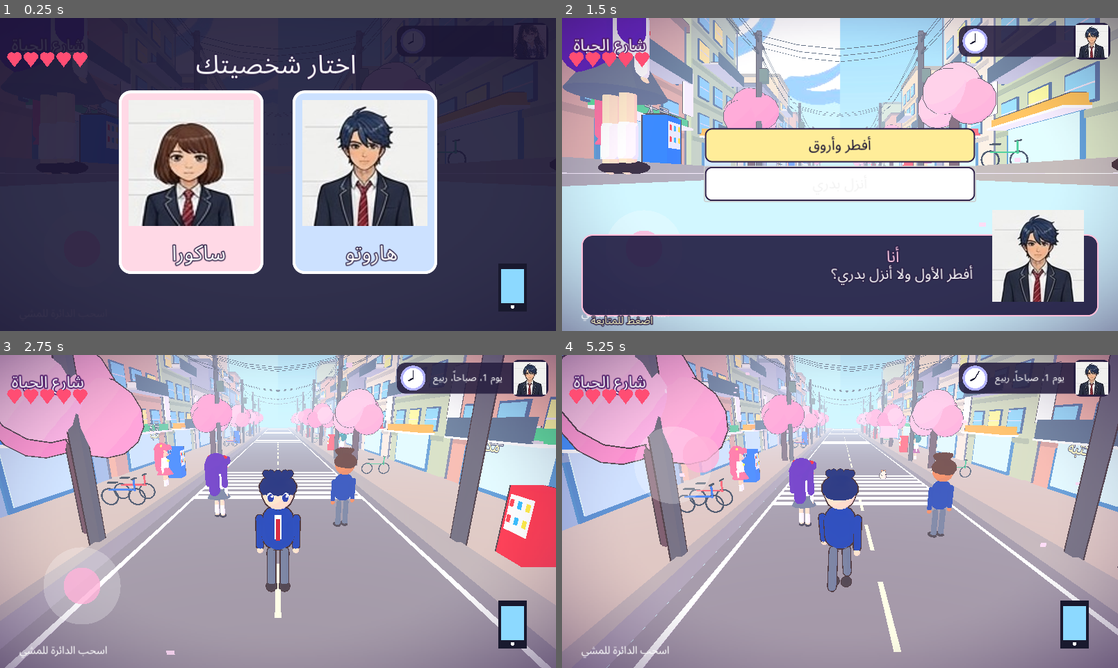
Above: before the commit, frames 1-4 (two rows, left to right).
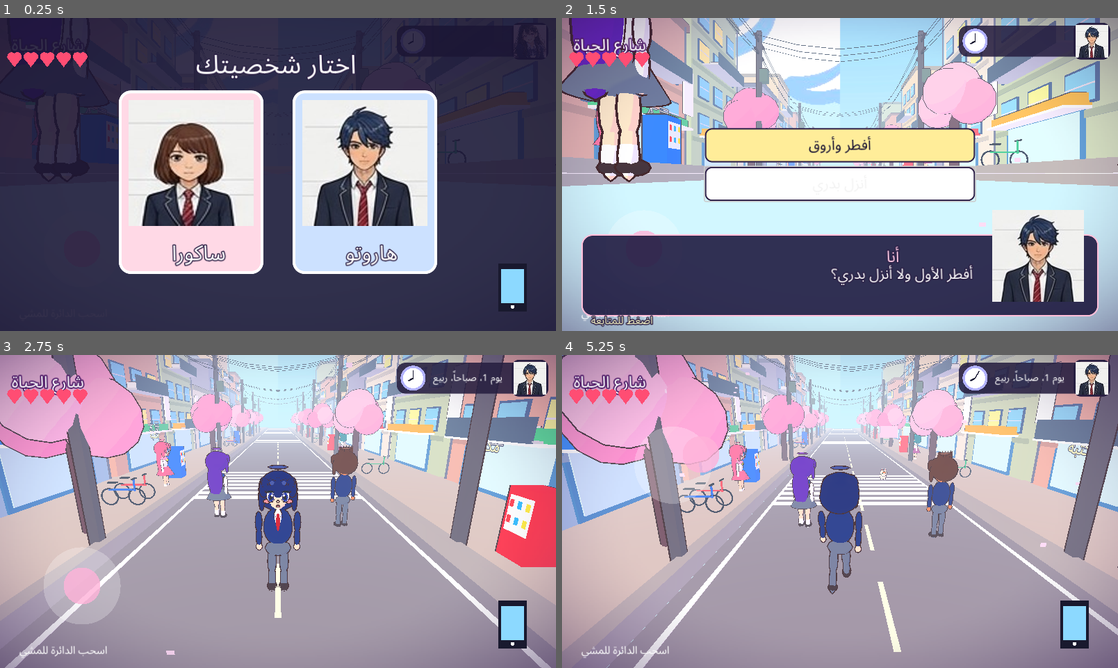
Above: after the commit, the same moments.

Repository: otakucoderstudio/anime-life-game
Game: Godot game, scene res://main.tscn
Two runs of this game, one before a commit and one after it. Both use one fixed random seed, a clock stepped at 60 frames per second and the inputs below.
Inputs (mouse positions are in pixels of both pictures, inside the frame that each line leads up to):
- Up to frame 1 (0.25 s): no input
- Up to frame 2 (1.5 s): tap Enter at 0.5 s; move the mouse to (962, 158) at 0.52 s; hold Right (ui_right) 0.53-1.25 s; click (962, 158) at 0.67 s; drag from (728, 190) to (812, 237) at 1.27 s
- Up to frame 3 (2.75 s): click "أفطر وأروق" at 2 s
- Up to frame 4 (5.25 s): move the mouse to (895, 442) at 2.77 s; hold Right (ui_right) 2.78-3.5 s; drag from (812, 574) to (673, 464) at 3.52 s; move the mouse to (1006, 558) at 4.27 s; hold Left (ui_left) 4.28-5 s; drag from (673, 464) to (756, 433) at 5.02 s

The runs differ from the first frame. In frame 1, 0.1% of the frame differs, in the area x 6-20%, y 26-50%; in frame 2, 2.4%; in frame 3, 2.5%; in frame 4, 2.7%, in the area x 30-72%, y 25-77%.

Commit message:
Source for v3d-0.9 (Blender-modeled characters)

Diff:
--- /dev/null
+++ b/godot-3d/char.gdshader
@@ -0,0 +1,32 @@
+shader_type spatial;
+render_mode cull_back;
+uniform vec3 p_skin : source_color = vec3(1.0,0.88,0.8);
+uniform vec3 p_hair : source_color = vec3(0.3,0.2,0.5);
+uniform vec3 p_top : source_color = vec3(0.17,0.3,0.6);
+uniform vec3 p_bot : source_color = vec3(0.17,0.3,0.6);
+uniform vec3 p_acc : source_color = vec3(1.0,0.35,0.5);
+uniform vec3 p_iris : source_color = vec3(0.2,0.45,0.7);
+uniform vec4 shade_color : source_color = vec4(0.52,0.42,0.74,1.0);
+varying float reg;
+void vertex(){ reg = floor(COLOR.r*16.0+0.5); }
+void fragment(){
+	int r = int(reg+0.5);
+	vec3 c = p_skin;
+	if(r==1) c=p_hair;
+	else if(r==2) c=p_top;
+	else if(r==3) c=p_bot;
+	else if(r==4) c=p_acc;
+	else if(r==5) c=vec3(0.97,0.97,1.0);
+	else if(r==6) c=p_iris;
+	else if(r==7) c=vec3(0.1,0.05,0.07);
+	else if(r==8) c=mix(p_skin,vec3(1.0,0.45,0.5),0.55);
+	else if(r==9) c=mix(p_hair,vec3(1.0),0.28);
+	else if(r==10) c=vec3(0.28,0.16,0.14);
+	ALBEDO = c;
+}
+void light(){
+	float d = clamp(dot(NORMAL, LIGHT) * 0.5 + 0.5, 0.0, 1.0);
+	float s = smoothstep(0.34, 0.40, d);
+	vec3 c = mix(ALBEDO * shade_color.rgb, ALBEDO, s);
+	DIFFUSE_LIGHT += c * LIGHT_COLOR / PI * ATTENUATION;
+}
--- a/godot-3d/main.gd
+++ b/godot-3d/main.gd
@@ -217,7 +217,46 @@
 	mesh(pivot,cap(r,len),c,Vector3(0,-len/2,0),true,0.02)
 	return pivot
 
+
+var cshader:Shader
+var cmats:={}
+func cmat(skin:Color,hair:Color,top:Color,bot:Color,acc:Color,iris:Color)->Material:
+	var key:=str([skin,hair,top,bot,acc,iris])
+	if cmats.has(key): return cmats[key]
+	if cshader==null: cshader=load("res://char.gdshader")
+	var m:=ShaderMaterial.new(); m.shader=cshader
+	m.set_shader_parameter("p_skin",Vector3(skin.r,skin.g,skin.b)); m.set_shader_parameter("p_hair",Vector3(hair.r,hair.g,hair.b))
+	m.set_shader_parameter("p_top",Vector3(top.r,top.g,top.b)); m.set_shader_parameter("p_bot",Vector3(bot.r,bot.g,bot.b))
+	m.set_shader_parameter("p_acc",Vector3(acc.r,acc.g,acc.b)); m.set_shader_parameter("p_iris",Vector3(iris.r,iris.g,iris.b))
+	var o:=ShaderMaterial.new(); o.shader=outl; o.set_shader_parameter("thickness",0.02); m.next_pass=o
+	cmats[key]=m; return m
+func load_char(kind:String,mt:Material)->Dictionary:
+	var ps:PackedScene=load("res://chars/"+kind+".glb")
+	var inst:Node3D=ps.instantiate()
+	var root:=Node3D.new(); var d:={}
+	var found:={}
+	_collect(inst,found)
+	for k in found.keys():
+		var mi:MeshInstance3D=found[k]
+		mi.get_parent().remove_child(mi)
+		mi.material_override=mt
+		root.add_child(mi)
+		mi.transform=Transform3D(Basis(),mi.position) if false else mi.transform
+		d[k]=mi
+	inst.free()
+	d.root=root
+	return d
+func _collect(n:Node,out:Dictionary):
+	if n is MeshInstance3D: out[String(n.name)]=n
+	for c in n.get_children(): _collect(c,out)
 func make_girl(skin:Color,hair:Color,top:Color,skirtc:Color,ribbon:Color,long_hair:=true)->Dictionary:
+	var iris:=Color(0.35,0.2,0.65) if hair.v<0.5 else Color(0.2,0.45,0.7)
+	return load_char("girl_long" if long_hair else "girl_bob",cmat(skin,hair,top,skirtc,ribbon,iris))
+func make_boy(skin:Color,hair:Color,spiky:bool,tie:=Color(0.7,0.1,0.15))->Dictionary:
+	var iris:=Color(0.25,0.35,0.2) if spiky else Color(0.2,0.25,0.55)
+	return load_char("boy_spiky" if spiky else "boy_soft",cmat(skin,hair,Color(0.14,0.22,0.45),Color(0.5,0.52,0.56),tie,iris))
+
+func make_girl_old(skin:Color,hair:Color,top:Color,skirtc:Color,ribbon:Color,long_hair:=true)->Dictionary:
 	var root:=Node3D.new()
 	var sock=Color(0.97,0.97,1)
 	var d:={}
@@ -253,7 +292,7 @@
 	d.root=root
 	return d
 
-func make_boy(skin:Color,hair:Color,spiky:bool,tie:=Color(0.7,0.1,0.15))->Dictionary:
+func make_boy_old(skin:Color,hair:Color,spiky:bool,tie:=Color(0.7,0.1,0.15))->Dictionary:
 	var root:=Node3D.new(); var d:={}
 	var navy=Color(0.17,0.3,0.6); var grey=Color(0.5,0.52,0.56)
 	d.legl=limb(root,Vector3(-0.14,0.95,0),0.95,0.09,grey); d.legr=limb(root,Vector3(0.14,0.95,0),0.95,0.09,grey)
@@ -315,15 +354,13 @@
 		var gl:=TorusMesh.new(); gl.inner_radius=0.075; gl.outer_radius=0.095
 		var gm:=mesh(ay.root,gl,Color(0.2,0.1,0.3),Vector3(sx*0.15,1.98,0.35),false); gm.rotation_degrees.x=90
 	add_npc(ay.root,Vector3(-1.5,0,-26),"gate","",[["أياني","صباح الخير. انت الطالب الجديد؟ أنا أياني، رئيسة الفصل.","rana …(225 unchanged characters)…
-	var ka:=make_boy(Color(0.82,0.58,0.4),Color(0.42,0.24,0.12),true)
+	var ka:=make_boy(Color(0.9,0.68,0.52),Color(0.42,0.24,0.12),true)
 	add_npc(ka.root,Vector3(1.5,0,-58),"front","",[["كايتو","يا باشا! أنا كايتو، قاعد جنبك في الفصل.","youssef_laugh"],["كايتو","متقلقش، هعرّفك على كل حاجة. أول حاجة: الكافيه بعد المدرسة عليّ!","youssef_smile"],["كايتو","بس أياني دي شكلها هتبقى منافستك الأولى، خلي بالك 😄","youssef_joy"]])
-	var ka2:=make_boy(Color(0.82,0.58,0.4),Color(0.42,0.24,0.12),true)
+	var ka2:=make_boy(Color(0.9,0.68,0.52),Color(0.42,0.24,0.12),true)
 	add_npc(ka2.root,Vector3(-1.5,0,-73),"cafe","",[["كايتو","ده كافيه الهدوء. أحلى قهوة في ساكورا هيل. تحب نقعد؟","youssef_joy",[["نقعد ونتكلم","العلاقات",10],["نذاكر سوا","الدراسة",10]]]])
 	var ay2:=make_girl(Color(1,0.88,0.8),Color(0.45,0.2,0.65),Color(0.17,0.3,0.6),Color(0.5,0.52,0.56),Color(0.85,0.1,0.15),true)
 	add_npc(ay2.root,Vector3(1.5,0,-88),"class","",[["أياني","ده فصلنا. أول امتحان بعد أسبوع، استعد.","rana_think",[["أذاكر معاها","الدراسة",10],["أنا هتصرف","الصحة",3]]]])
-	var cat:=Node3D.new()
-	mesh(cat,sph(0.22),Color(1,0.95,0.9),Vector3(0,0.22,0)); mesh(cat,sph(0.15),Color(1,0.95,0.9),Vector3(0,0.42,0.2))
-	for sx in [-1,1]: mesh(cat,sph(0.05),Color(1,0.7,0.5),Vector3(sx*0.09,0.58,0.2))
+	var cat:Node3D=load_char("cat",cmat(Color(1,0.95,0.9),Color(0.95,0.6,0.35),Color(1,1,1),Color(1,1,1),Color(1,1,1),Color(0.3,0.6,0.35))).root
 	add_npc(cat,Vector3(1.8,0,-12),"momo","",[["مومو","مياو! 🐱 (القطة مومو بتحك نفسها في رجلك)","youssef_joy",[["أحضنها","الصحة",5],["أديها أكل","العلاقات",4]]]])
 	no_outline=false
 func _nox():
@@ -560,6 +597,13 @@
 		if frames==40 and 'stats' in OS.get_cmdline_user_args(): advance(); choose(0); mode='stats'; stats_layer.visible=true; stats_layer.get_meta('pc').queue_redraw()
 		if frames==59 and "front" in OS.get_cmdline_user_args():
 			cam.position=player.position+Vector3(0.9,2.0,-3.0); cam.fov=40; cam.look_at(player.position+Vector3(0,1.7,0)); get_tree().root.set_meta('x',true); player.rotation.y=2.9
+		if frames==30 and 'cast' in OS.get_cmdline_user_args():
+			var ni:=1 if 'k1' in OS.get_cmdline_user_args() else (4 if 'k4' in OS.get_cmdline_user_args() else 0)
+			var tp:Vector3=npcs[ni].n.position; player.position=tp+Vector3(0,0,9); scene_layer.visible=false; mode='play'
+		if frames>=50 and frames<=59 and 'cast' in OS.get_cmdline_user_args():
+			var ni2:=1 if 'k1' in OS.get_cmdline_user_args() else (4 if 'k4' in OS.get_cmdline_user_args() else 0)
+			var nn:Node3D=npcs[ni2].n; nn.rotation.y=0; player.visible=false; get_tree().root.set_meta("x",true)
+			cam.position=nn.position+Vector3(0.6,2.0,3.6); cam.fov=40; cam.look_at(nn.position+Vector3(0,1.45,0))
 		if frames==40 and 'map' in OS.get_cmdline_user_args(): mode='play'; open_map()
 		if frames==40 and 'phone' in OS.get_cmdline_user_args(): mode='play'; open_phone()
 		if frames==40 and 'msgs' in OS.get_cmdline_user_args(): mode='play'; open_msgs()
@@ -851,7 +895,7 @@
 	no_outline=false
 	match kind:
 		'cafe':
-			var ka:=make_boy(Color(0.82,0.58,0.4),Color(0.42,0.24,0.12),true)
+			var ka:=make_boy(Color(0.9,0.68,0.52),Color(0.42,0.24,0.12),true)
 			spawn_room_npc(kind,ka.root,Vector3(-3.2,0,1.8),"r_cafe_k",[["كايتو","اتأخرت! اقعد، النهاردة عليّ. تحب تشتغل ورديّة هنا بعد القهوة؟","youssef_joy",[["أقعد معاه","العلاقات",8,-1],["أشتغل ورديّة باريستا","الفلوس",15,-2]]]],3.14)
 		'konbini','store':
 			var cs:=make_girl(Color(1,0.88,0.8),Color(0.3,0.25,0.2),Color(0.2,0.6,0.35),Color(0.2,0.6,0.35),Color(1,1,1),false)
Binary file added: godot-3d/chars/boy_soft.glb
Binary file added: godot-3d/chars/boy_spiky.glb
Binary file added: godot-3d/chars/cat.glb
Binary file added: godot-3d/chars/girl_bob.glb
Binary file added: godot-3d/chars/girl_long.glb
